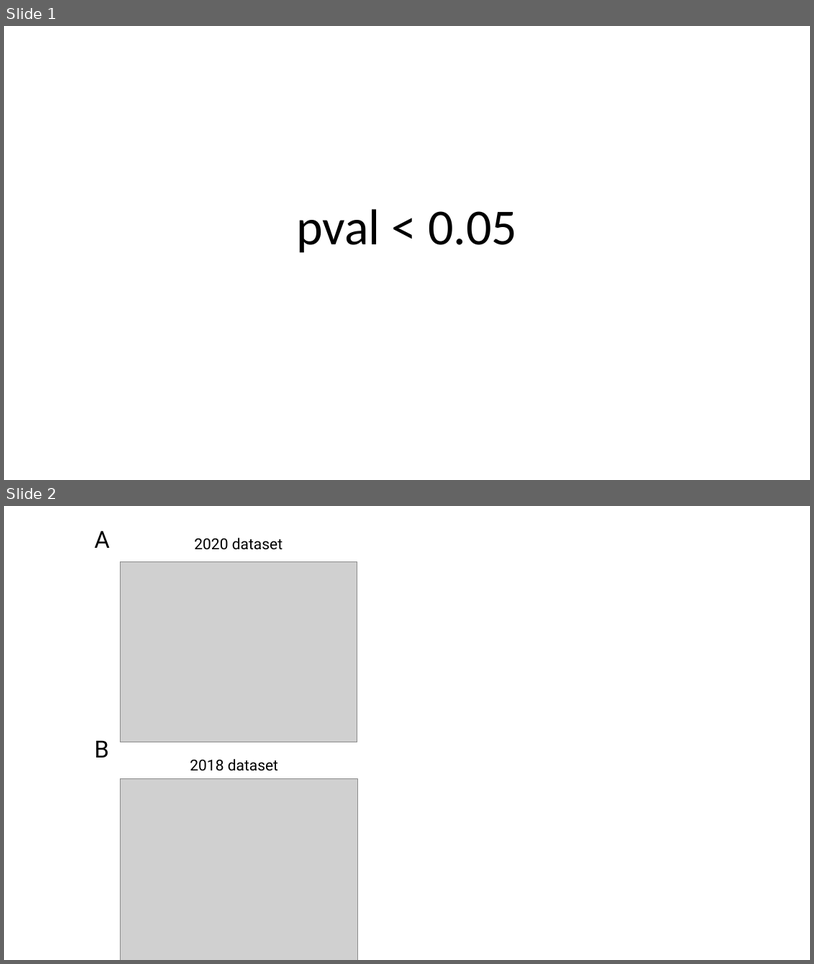
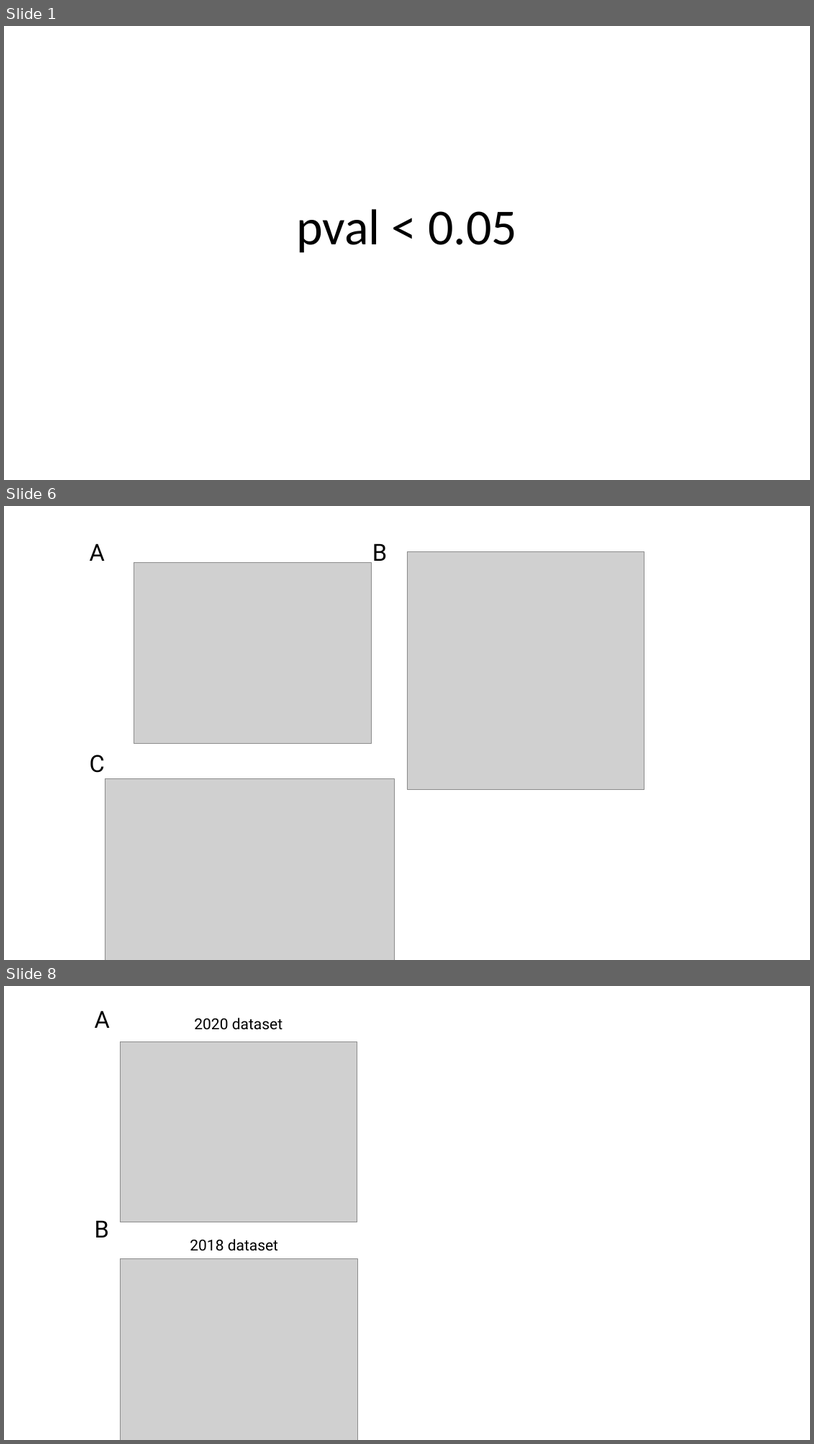
Before and after one commit to brian-arnold/epistasis_reanalysis, a slide deck: yeast_screens/figs/Figs.pptx. Shown one above the other, each under a label of ours: slides 1 and 2 before the commit, slides 1, 6 and 8 after it; the slides between them are not shown. The pictures are 814x964 and 814x1444 pixels, drawn with LibreOffice and Linux fonts; fonts in the diff are those of the drawing; grey boxes stand for pictures. Boxes give left, top, right and bottom in pixels: in the first picture for what was removed or moved away, otherwise in the second. Text is boxed around its words. In the diff, an @@ line names an element or a change of style, - is before the commit and + after.

```diff
--- a/yeast_screens/figs/Figs.pptx
+++ b/yeast_screens/figs/Figs.pptx
@@ slide 6 added at [4, 506, 810, 960], background #FFFFFF at 47% opacity @@
@@ text added at [90, 543, 105, 561], 28 pt, text #000000 @@
+A
@@ text added at [373, 543, 387, 561], 28 pt, text #000000 @@
+B
@@ picture added at [134, 562, 372, 743] @@
@@ picture added at [407, 551, 646, 789] @@
@@ text added at [90, 754, 105, 772], 28 pt, text #000000 @@
+C
@@ picture added at [105, 779, 395, 960] @@
@@ what was slide 2 is now slide 8 @@
```
Also in this commit, not shown: 5 other slides added, 16 other files.
